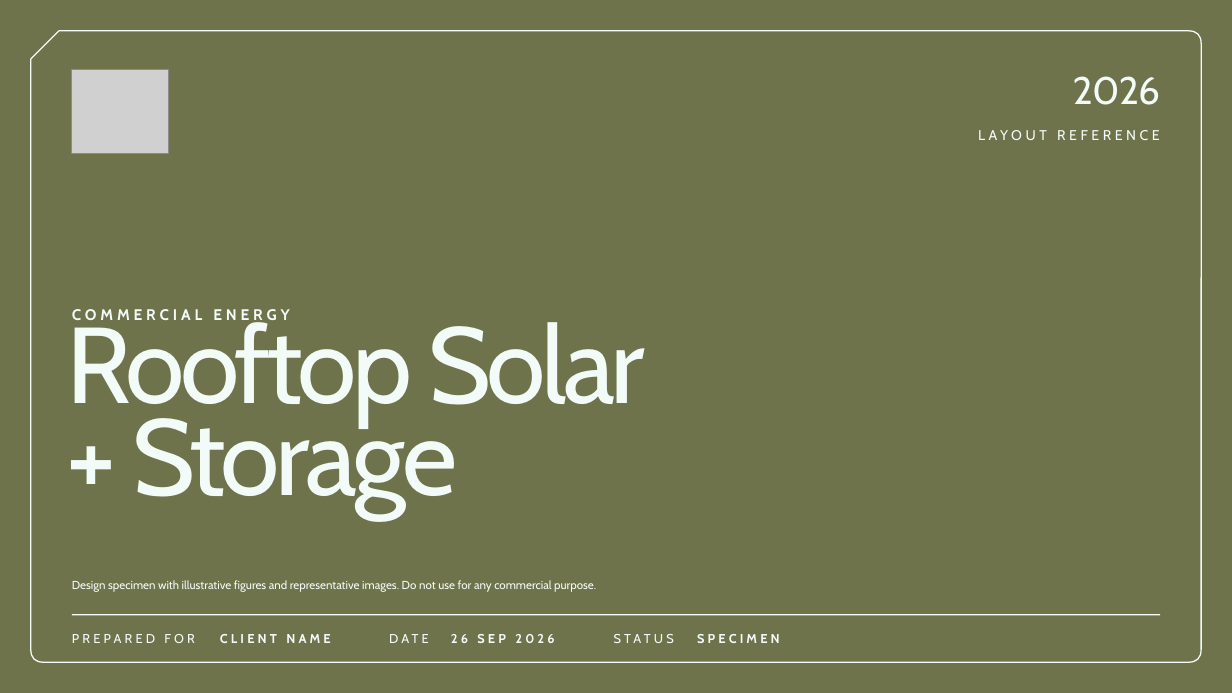
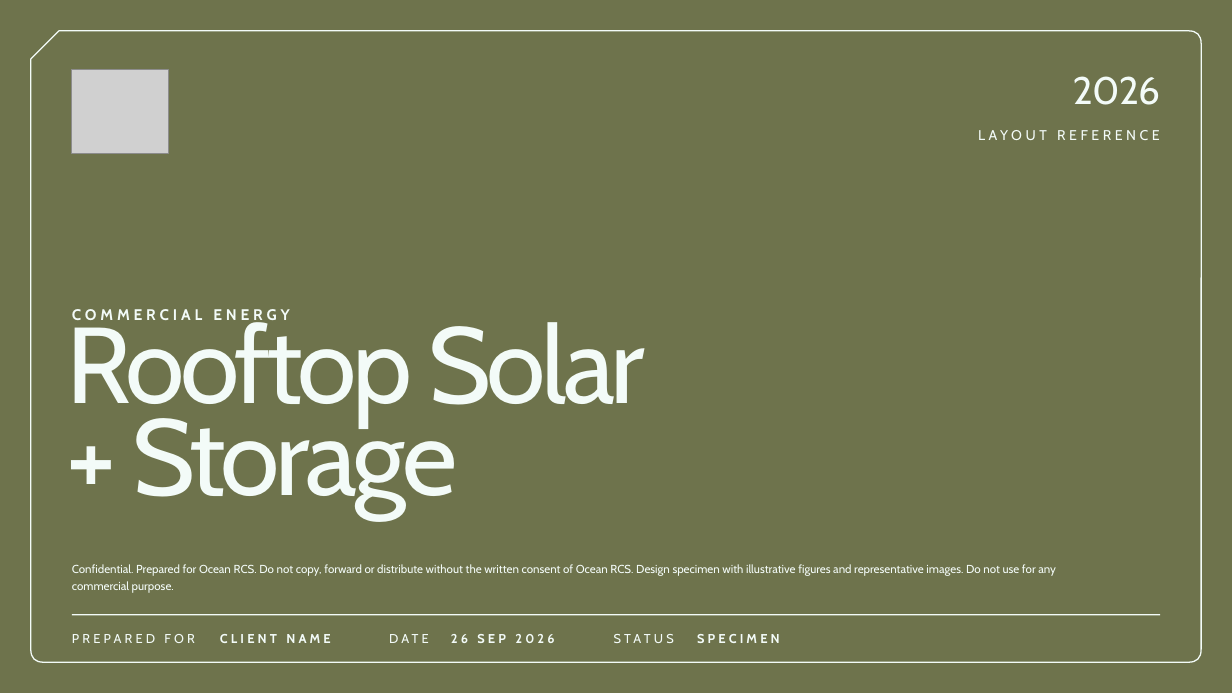
Before and after one commit to sfield079/ocean-brand-system, a slide deck: slide 1 of output/pptx/ocean-deck-recipe-5.pptx. Drawn at 1232x693 pixels with LibreOffice and Linux fonts; fonts in the diff are those of the drawing; grey boxes stand for pictures; background and template pictures are left out. Boxes give left, top, right and bottom in pixels: in the first picture for what was removed or moved away, otherwise in the second. Text is boxed around its words. In the diff, an @@ line names an element or a change of style, - is before the commit and + after.

Commit message:
Combined notices, image SOP with environments, pairing tiers and priority pairings
- Footers show classification and status together (Confidential · Draft · Do not use) on decks, proposals, reports and every contract page; per-slide stricter status
- Environment backgrounds can use any Part 6 photo source (Ocean project, stock, AI); dividers accept project photos
- Pairing tiers (text, large, display, tonal) enforced; usage map for all 30 pairings in tokens and decisions.md Part 12
- Olive + Honeydew, Sage + Sprig and Sprig + Crimson placed in the recipes and catalog; pull-quote layout; soft environment maps for display pairings

```diff
--- a/output/pptx/ocean-deck-recipe-5.pptx
+++ b/output/pptx/ocean-deck-recipe-5.pptx
@@ text at bbox=[72, 564, 1056, 593]: text changed @@
-Design specimen with illustrative figures and representative images. Do not use for any commercial purpose.
+Confidential. Prepared for Ocean RCS. Do not copy, forward or distribute without the written consent of Ocean RCS. Design specimen with illustrative figures and representative images. Do not use for any
+commercial purpose.
```
Also in this commit, not shown: 3 other slides changed, 50 other files.
